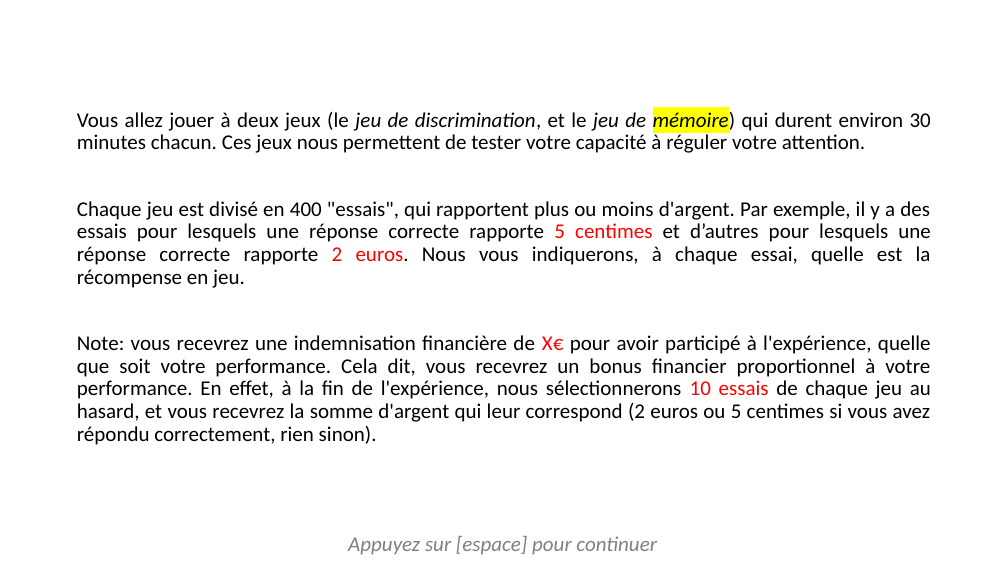
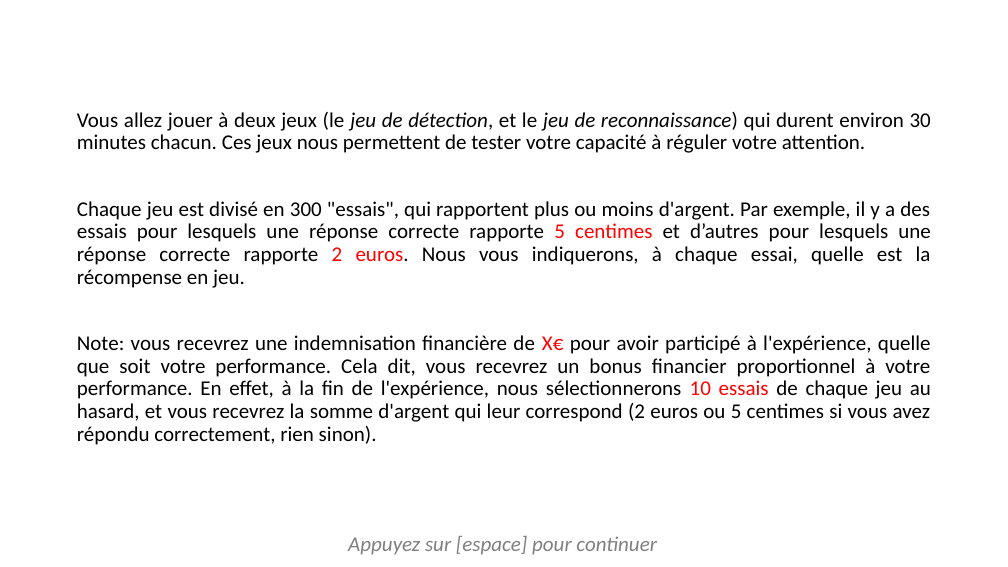
Before and after one commit to jusporrer/Emotion_regulation, a slide deck: slide 2 of instructions/instructionsDiapo.pptx. Drawn at 1008x567 pixels with LibreOffice and Linux fonts; fonts in the diff are those of the drawing. Boxes give left, top, right and bottom in pixels: in the first picture for what was removed or moved away, otherwise in the second. Text is boxed around its words. In the diff, an @@ line names an element or a change of style, - is before the commit and + after.

```diff
--- a/instructions/instructionsDiapo.pptx
+++ b/instructions/instructionsDiapo.pptx
@@ text at box(77, 112, 931, 288): text changed @@
-Vous allez jouer à deux jeux (le jeu de discrimination, et le jeu de mémoire) qui durent environ 30 minutes chacun. Ces jeux nous permettent de tester votre capacité à réguler votre attention.
-Chaque jeu est divisé en 400 "essais", qui rapportent plus ou moins d'argent. Par exemple, il y a des essais pour lesquels une réponse correcte rapporte 5 centimes et d’autres pour lesquels une réponse correcte rapporte 2 euros. Nous vous indiquerons, à chaque essai, quelle est la récompense en jeu.
+Vous allez jouer à deux jeux (le jeu de détection, et le jeu de reconnaissance) qui durent environ 30 minutes chacun. Ces jeux nous permettent de tester votre capacité à réguler votre attention.
+Chaque jeu est divisé en 300 "essais", qui rapportent plus ou moins d'argent. Par exemple, il y a des essais pour lesquels une réponse correcte rapporte 5 centimes et d’autres pour lesquels une réponse correcte rapporte 2 euros. Nous vous indiquerons, à chaque essai, quelle est la récompense en jeu.
```
Also in this commit, not shown: 14 other slides changed, 2 slides added, 35 other files.
